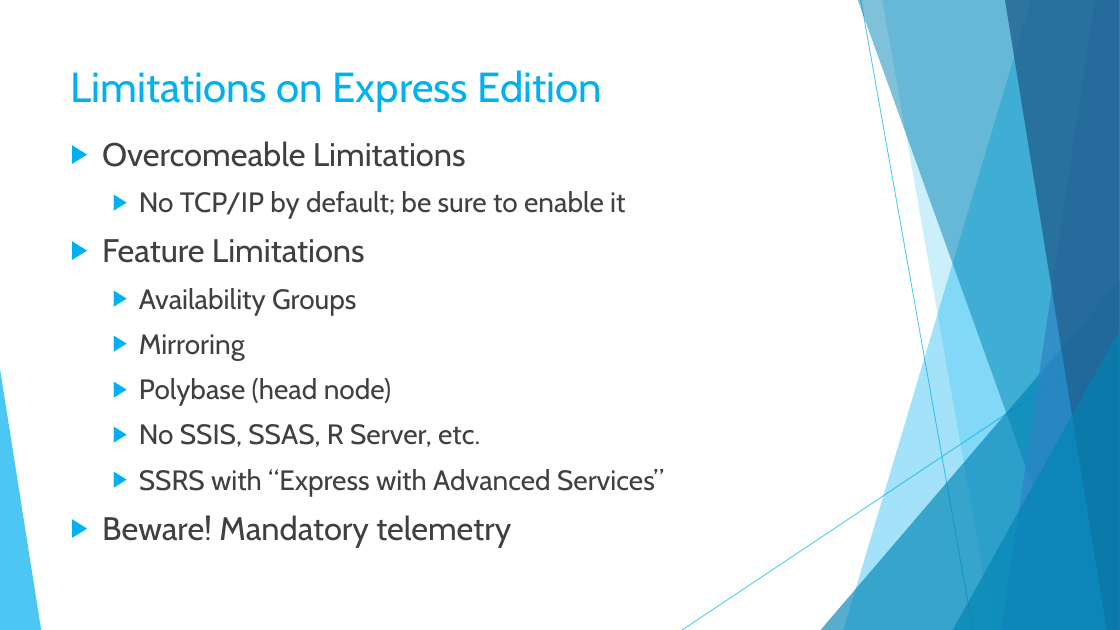
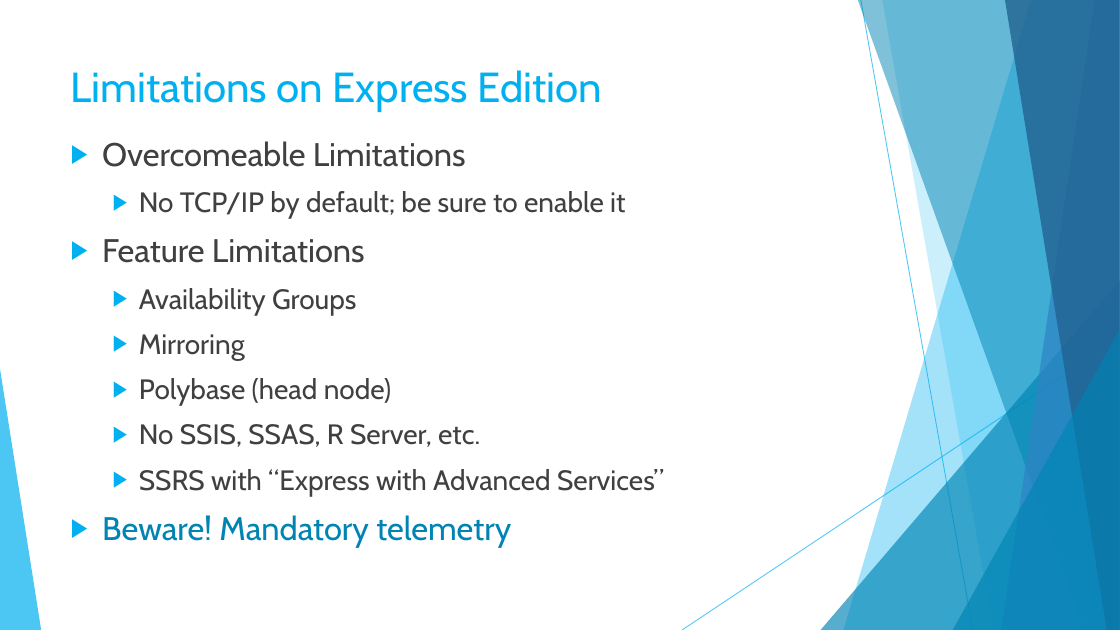
Before and after one commit to sqltran/SevenAwesomeSQLFeatures, a slide deck: slide 6 of AwesomeFreeSQLServerFeatures.pptx. Drawn at 1120x630 pixels with LibreOffice and Linux fonts; fonts in the diff are those of the drawing. Boxes give left, top, right and bottom in pixels: in the first picture for what was removed or moved away, otherwise in the second. Text is boxed around its words. In the diff, an @@ line names an element or a change of style, - is before the commit and + after.

Commit message:
More font tweaks, link to blog on resources page.

```diff
--- a/AwesomeFreeSQLServerFeatures.pptx
+++ b/AwesomeFreeSQLServerFeatures.pptx
@@ text at [102,515,511,548]: text colour #404040 to #0084B4 in "Beware! Mandatory telemetry" @@
```
Also in this commit, not shown: 2 other slides changed.
